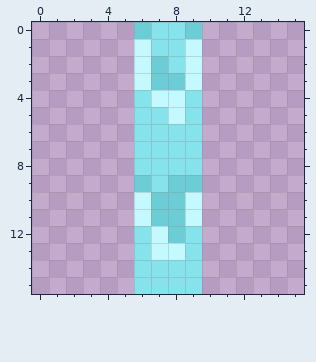
A pixel-art file gets an edit: Drillbird_sprites/Water/waterTile.aseprite. Above, as it was before the edit.
16x16 pixels, 1 frame. Colours within 5 levels of each other are drawn and written as one.
Now the later version:
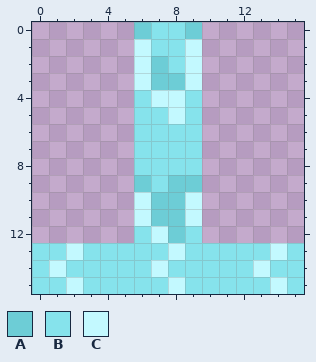
Palette (. is transparent): A #6dcdd6  B #86e3ec  C #c3f9ff
Log entry: Fixed a bunch of water spreading bugs with splitters now just need to handle observers correctly
Change:
layer "hori_left" now shown
--- layer "hori_left"
@@ x 0..15 @@
 12 ......BCAB......
-13 ......BCCB......
-14 ......BBBB......
-15 ......BBBB......
+13 BBCBBBBBCBBBBBCB
+14 BCBBBBBCBBBBBCBB
+15 BBCBBBBBCBBBBBCB
Changed places in both pictures, as pixel boxes (x1, y1, x2, y2):
changed: (32, 243, 304, 294)
